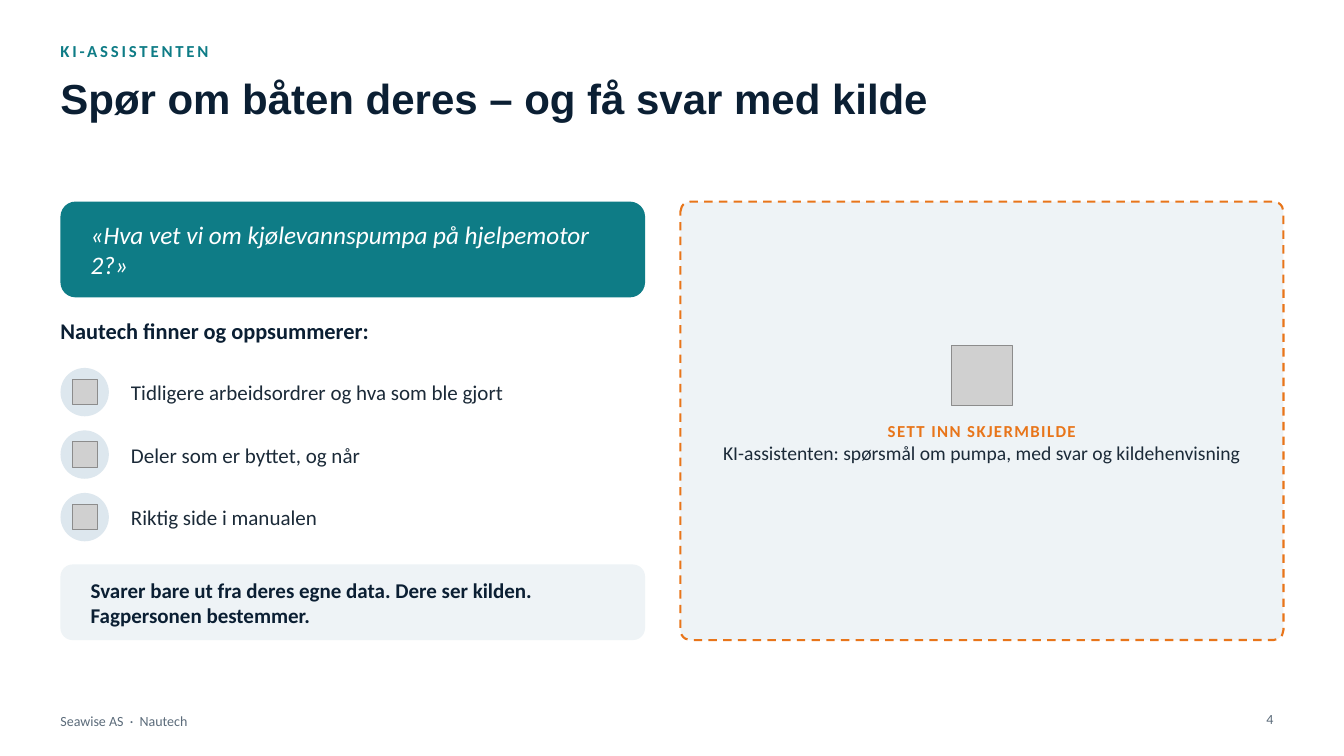
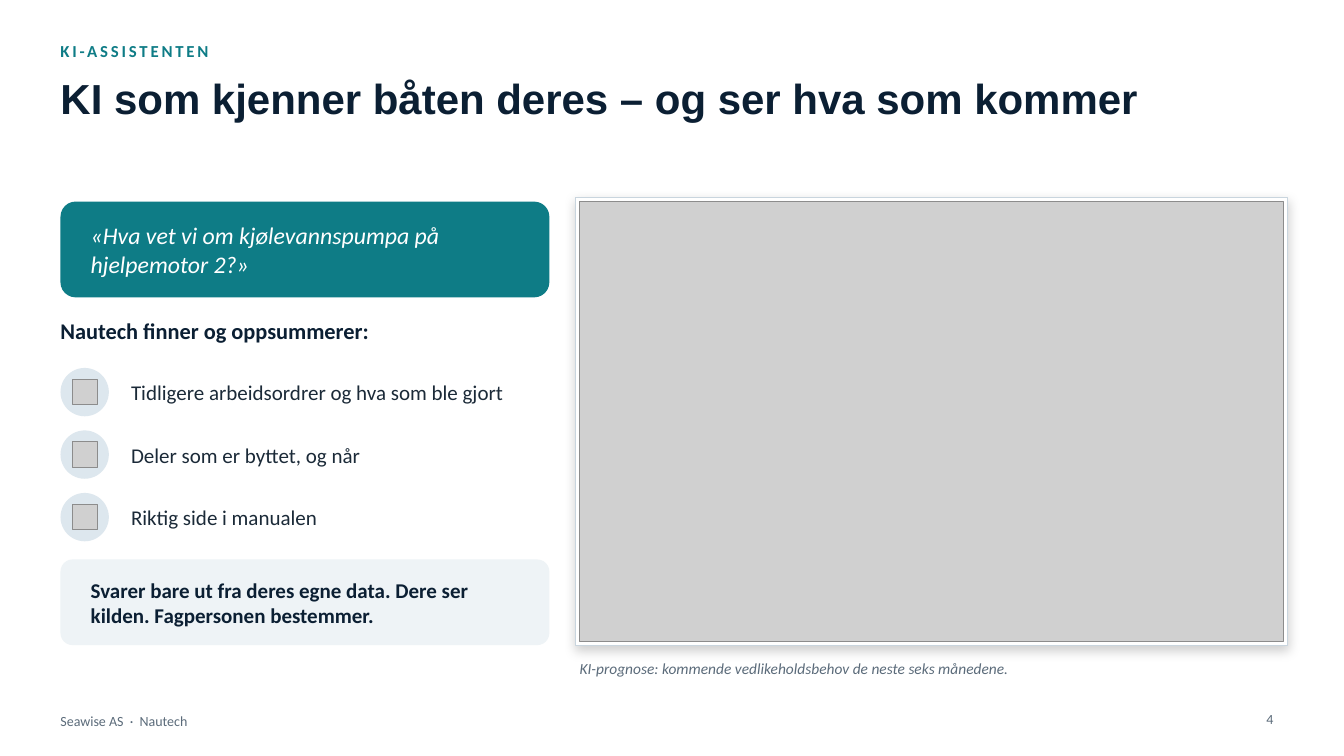
Before and after one commit to akopperstad/Claude, a slide deck: slide 4 of presentasjoner/Nautech - Kundepresentasjon v2.pptx. Drawn at 1344x756 pixels with LibreOffice and Linux fonts; fonts in the diff are those of the drawing; grey boxes stand for pictures. Boxes give left, top, right and bottom in pixels: in the first picture for what was removed or moved away, otherwise in the second. Text is boxed around its words. In the diff, an @@ line names an element or a change of style, - is before the commit and + after.

```diff
--- a/presentasjoner/Nautech - Kundepresentasjon v2.pptx
+++ b/presentasjoner/Nautech - Kundepresentasjon v2.pptx
@@ title at [60,81,1137,123]: text changed @@
-Spør om båten deres – og få svar med kilde
+KI som kjenner båten deres – og ser hva som kommer
@@ rounded rectangle: place and size @@
-rounded rectangle at [60,202,645,297]
+rounded rectangle at [60,202,549,297]
@@ text "«Hva vet vi om kjølevannspumpa ..." at [91,227,439,277]: size 18 to 17 pt @@
@@ rectangle: place and size @@
-rectangle at [681,202,1284,640]
+rectangle at [576,198,1288,645]
@@ rectangle at [576,198,1288,645]: rounded rectangle to rectangle; fill #EEF3F6 to #FFFFFF; outline #E8751A 1.5 pt dashed to #C9D5DE 1 pt; shadow on @@
@@ picture added at [580,202,1284,641] @@
@@ picture removed at [952,345,1012,405] @@
@@ rounded rectangle: place and size @@
-rounded rectangle at [60,565,645,640]
+rounded rectangle at [60,560,549,645]
@@ rounded rectangle at [60,560,549,645]: proportions changed @@
@@ text "Svarer bare ut fra deres ..." rewrapped from [91,583,532,627] to [91,583,468,627] @@
@@ text "KI-prognose: kommende vedlikeholdsbehov de neste ..." at [580,663,1008,677]: vertical alignment top to middle @@
@@ text at [580,663,1008,677]: text changed; size 14 to 11 pt; text colour #1B2A38 to #5B6B7A; italic on @@
-SETT INN SKJERMBILDE
-KI-assistenten: spørsmål om pumpa, med svar og kildehenvisning
+KI-prognose: kommende vedlikeholdsbehov de neste seks månedene.
```
Also in this commit, not shown: 3 other slides changed, 1 slide added, 1 other file.
